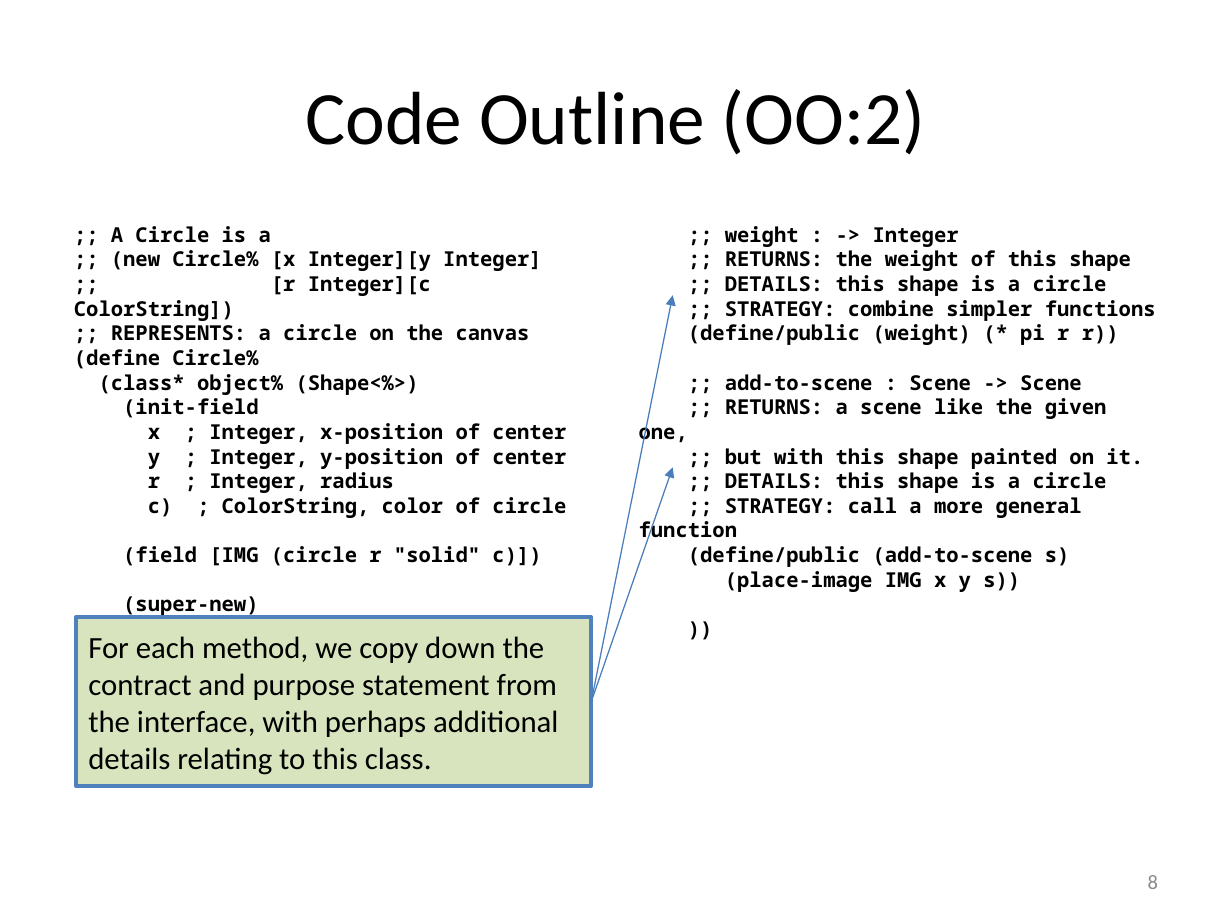
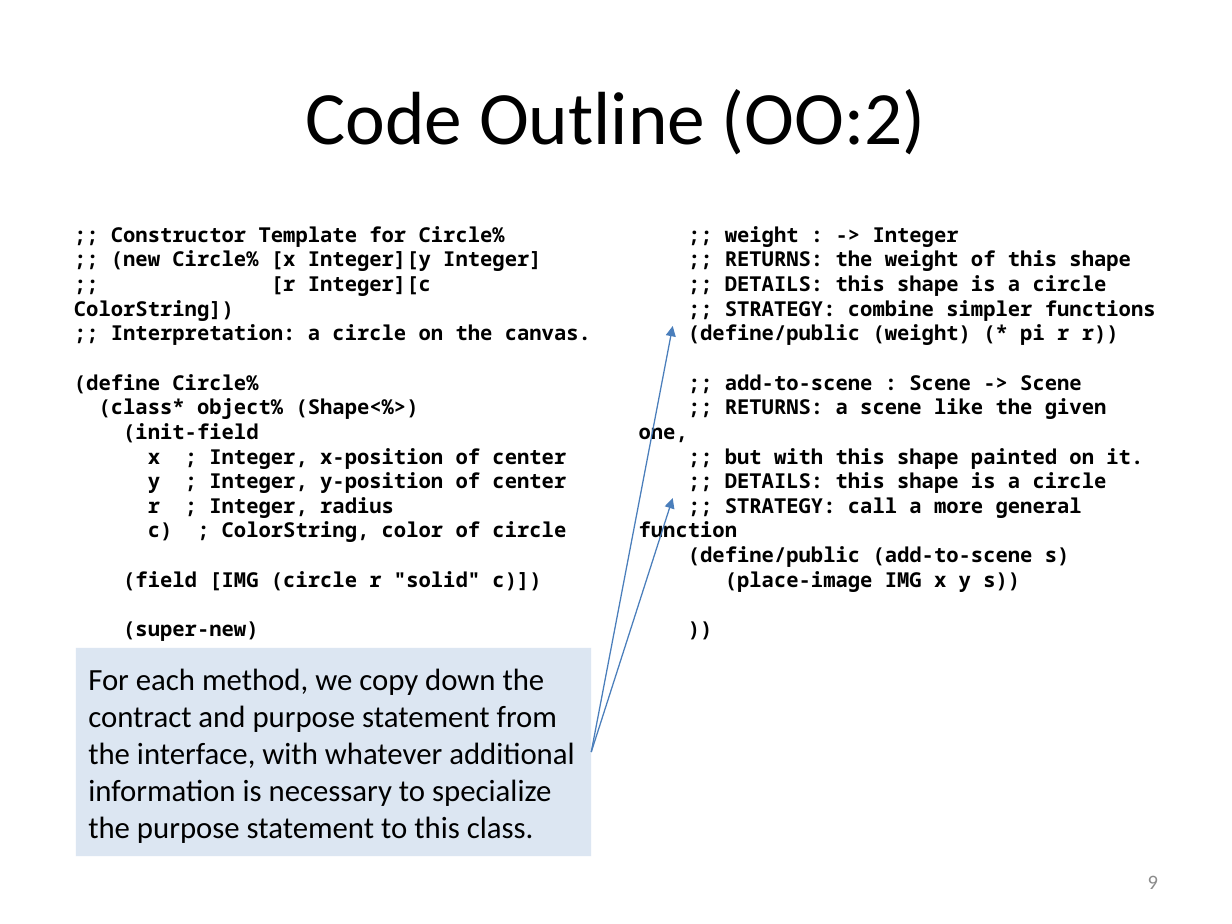
Before and after one commit to mwand/cs5010f16, a slide deck: slide 9 of Slides/Lesson 9.3 Functions vs Classes.pptx (slide 8 before the commit). Drawn at 1232x924 pixels with LibreOffice and Linux fonts; fonts in the diff are those of the drawing. Boxes give left, top, right and bottom in pixels: in the first picture for what was removed or moved away, otherwise in the second. Text is boxed around its words. In the diff, an @@ line names an element or a change of style, - is before the commit and + after.

```diff
--- a/Slides/Lesson 9.3 Functions vs Classes.pptx
+++ b/Slides/Lesson 9.3 Functions vs Classes.pptx
@@ text at (111,226,505,247): text changed @@
-;; A Circle is a
+;; Constructor Template for Circle%
@@ text at (111,324,591,345): text changed @@
-;; REPRESENTS: a circle on the canvas
+;; Interpretation: a circle on the canvas.
@@ arrow moved from (591, 702) - (673, 296) to (591, 752) - (673, 326) @@
@@ arrow moved from (591, 702) - (673, 467) to (591, 752) - (673, 498) @@
@@ rectangle "For each method, we copy ...": place and size @@
-rectangle "For each method, we copy ..." at (76,617,591,786)
+rectangle "For each method, we copy ..." at (76,648,591,856)
@@ rectangle "For each method, we copy ..." at (76,648,591,856): fill #D7E4BD to #DCE6F2; outline #4F81BD 2 pt to none @@
@@ text in rectangle at (88,668,574,843): text changed @@
-For each method, we copy down the contract and purpose statement from the interface, with perhaps additional details relating to this class.
+For each method, we copy down the contract and purpose statement from the interface, with whatever additional information is necessary to specialize the purpose statement to this class.
@@ page number at (1148,876,1158,889): text changed @@
-8
+9
```
Also in this commit, not shown: 10 other slides changed, 1 slide added, 8 other files.
